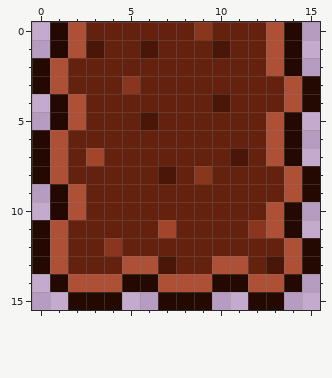
A pixel-art sprite gets an edit: tiles/dirt/dirt-08.png. Above, as it was before the edit.
The file is 16x16 pixels.
After:
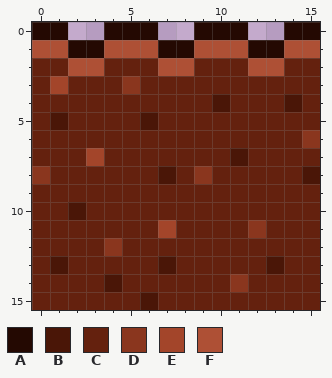
Palette (. is transparent): A #240902  B #4a1607  C #64210e  D #8a361e  E #a3452a  F #ae5035
Diff:
@@ x 0..15 @@
- 0 .AFCCCCCCDCCCFA.
- 1 .AFBCCBCCCBCCFA.
- 2 AFCCCCCCCCCCCFA.
- 3 AFCCCDCCCCCCCCFA
- 4 .AFCCCCCCCBCCCFA
- 5 .AFCCCBCCCCCCFA.
- 6 AFCCCCCCCCCCCFA.
- 7 AFCECCCCCCCBCFA.
- 8 AFCCCCCBCDCCCCFA
- 9 .AFCCCCCCCCCCCFA
-10 .AFCCCCCCCCCCFA.
-11 AFCCCCCECCCCDFA.
-12 AFCCDCCCCCCCCCFA
-13 AFCCCFFBCCFFCBFA
-14 .AFFFAAFFFAAFFA.
-15 ..AAA..AAA..AA..
+ 0 AA..AAA..AAA..AA
+ 1 FFAAFFFAAFFFAAFF
+ 2 CCFFCCCFFCCCFFCC
+ 3 CECCCDCCCCCCCCCC
+ 4 CCCCCCCCCCBCCCBC
+ 5 CBCCCCBCCCCCCCCC
+ 6 CCCCCCCCCCCCCCCD
+ 7 CCCECCCCCCCBCCCC
+ 8 DCCCCCCBCDCCCCCB
+ 9 CCCCCCCCCCCCCCCC
+10 CCBCCCCCCCCCCCCC
+11 CCCCCCCECCCCDCCC
+12 CCCCDCCCCCCCCCCC
+13 CBCCCCCBCCCCCBCC
+14 CCCCBCCCCCCDCCCC
+15 CCCCCCBCCCCCCCCC
